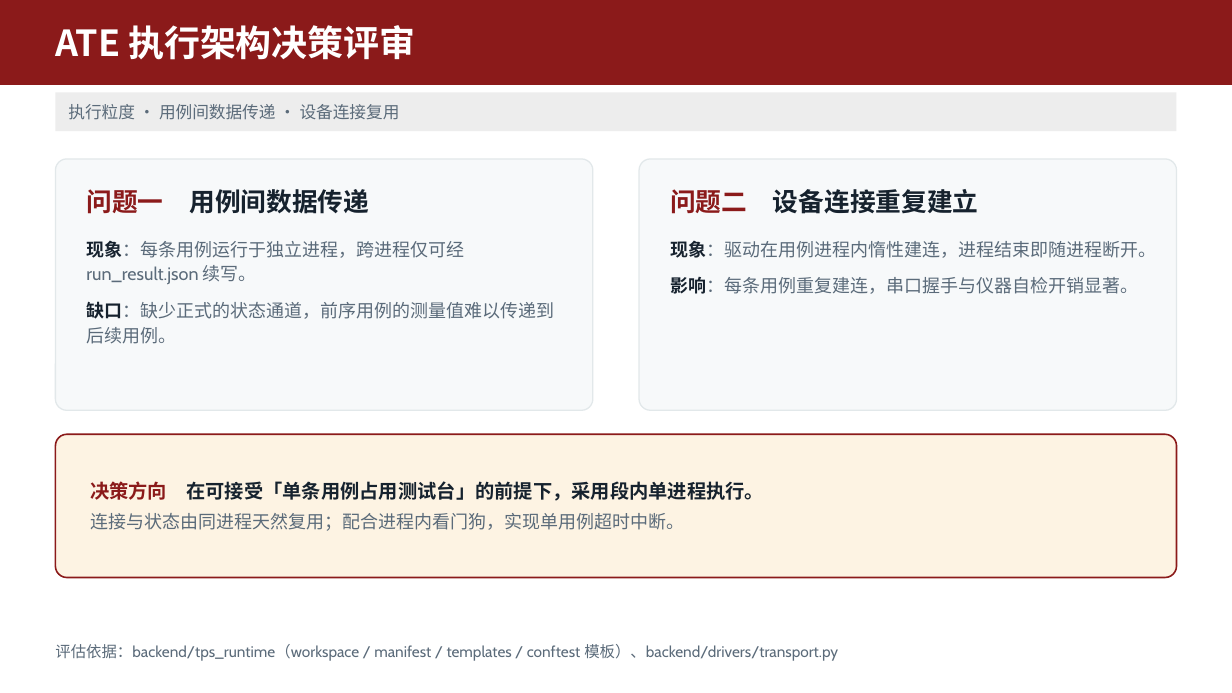
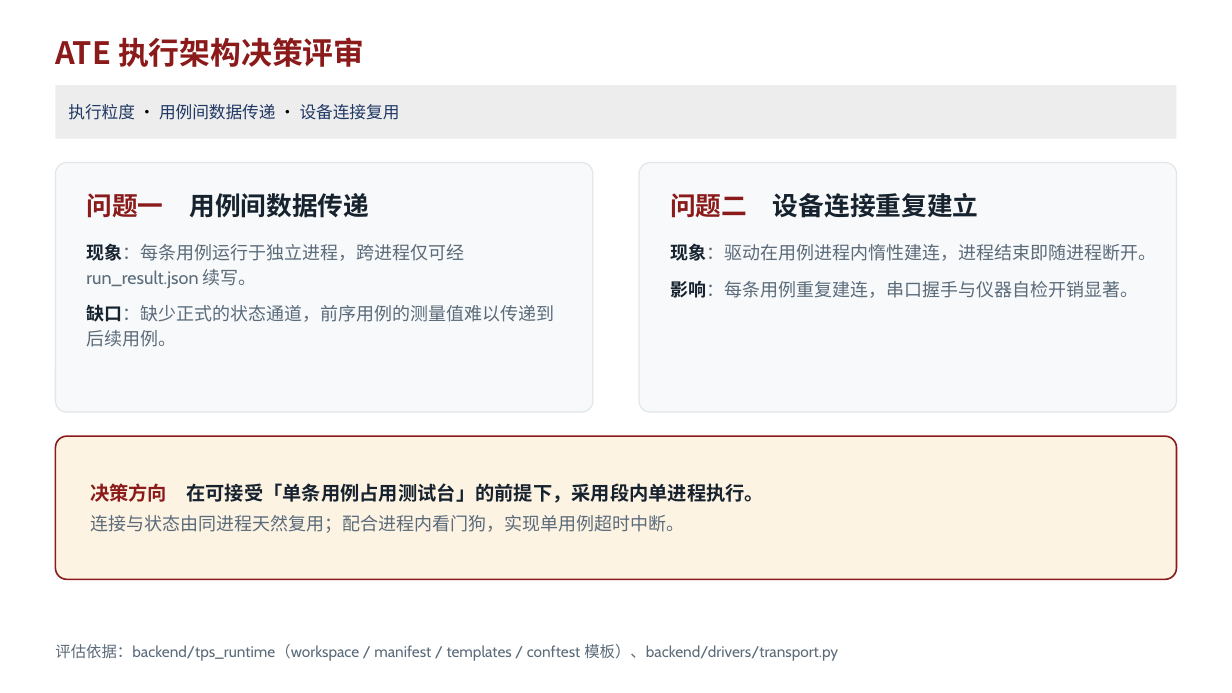
Before and after one commit to KenerlMage/ATEDemo, a slide deck: slide 2 of docs/测试执行方案.pptx. Drawn at 1232x693 pixels with LibreOffice and Linux fonts; fonts in the diff are those of the drawing. Boxes give left, top, right and bottom in pixels: in the first picture for what was removed or moved away, otherwise in the second. Text is boxed around its words. In the diff, an @@ line names an element or a change of style, - is before the commit and + after.

Commit message:
docs: 测试执行方案 标题改白底深红字(小两号)、副标题补参数化注入说明(黑字+深蓝关键词)

```diff
--- a/docs/测试执行方案.pptx
+++ b/docs/测试执行方案.pptx
@@ text "ATE 执行架构决策评审": place and size @@
-text "ATE 执行架构决策评审" at box(0, 0, 1232, 85)
+text "ATE 执行架构决策评审" at box(55, 37, 364, 67)
@@ text "ATE 执行架构决策评审" at box(55, 37, 364, 67): size 28 to 24 pt, text colour #FFFFFF to #8B1A1A; fill #8B1A1A to none @@
@@ rectangle "执行粒度 · 用例间数据传递 · 设备连接复用": place and size @@
-rectangle "执行粒度 · 用例间数据传递 · 设备连接复用" at box(55, 92, 1177, 131)
+rectangle "执行粒度 · 用例间数据传递 · 设备连接复用" at box(55, 85, 1177, 139)
@@ rectangle "执行粒度 · 用例间数据传递 · 设备连接复用" at box(55, 85, 1177, 139): text colour #5B6B7A to #1F3864 in "执行粒度 用例间数据传递 设备连接复用"; text colour #5B6B7A to #000000 in "· ·" @@
@@ rounded rectangle "问题一 用例间数据传递": place and size @@
-rounded rectangle "问题一 用例间数据传递" at box(55, 159, 593, 410)
+rounded rectangle "问题一 用例间数据传递" at box(55, 163, 593, 412)
@@ rounded rectangle "问题二 设备连接重复建立": place and size @@
-rounded rectangle "问题二 设备连接重复建立" at box(640, 159, 1177, 410)
+rounded rectangle "问题二 设备连接重复建立" at box(640, 163, 1177, 412)
```
Also in this commit, not shown: 3 other slides changed.
